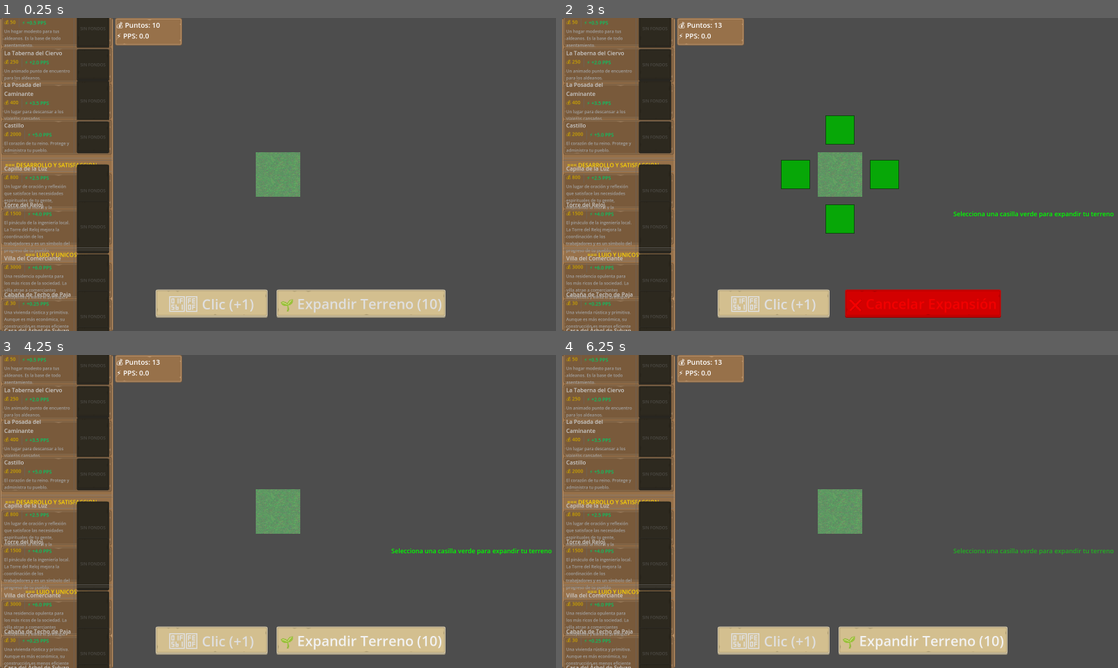
Above: before the commit, frames 1-4 (two rows, left to right).
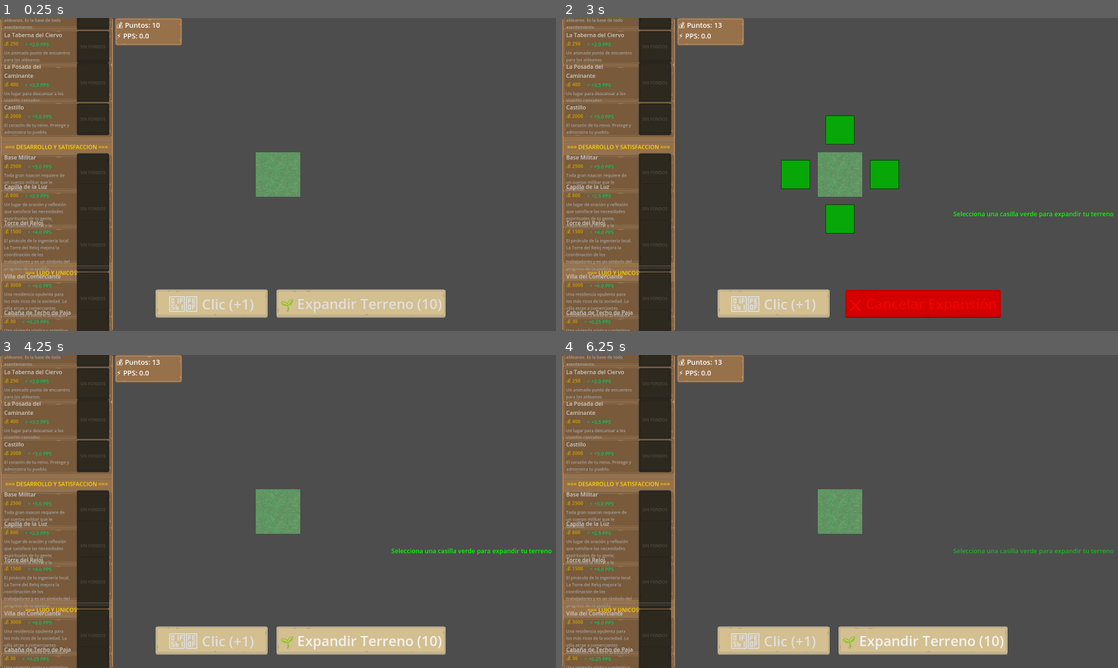
Above: after the commit, the same moments.

Repository: Catrin101/Clicker_builder
Game: Godot game, scene res://escenas/main.tscn
Two runs of this game, one before a commit and one after it. Both use one fixed random seed, a clock stepped at 60 frames per second and the inputs below.
Inputs (mouse positions are in pixels of both pictures, inside the frame that each line leads up to):
- Up to frame 1 (0.25 s): no input
- Up to frame 2 (3 s): click "🖱️ Clic (+1)" at 0.5 s; click "🖱️ Clic (+1)" at 1.25 s; click "🖱️ Clic (+1)" at 2 s; click "🌱 Expandir Terreno (10)" at 2.75 s
- Up to frame 3 (4.25 s): click "❌ Cancelar Expansión" at 3.5 s
- Up to frame 4 (6.25 s): move the mouse to (840, 511) at 4.27 s; click (840, 511) at 4.42 s; move the mouse to (728, 527) at 5.02 s; click (728, 527) at 5.17 s; move the mouse to (895, 442) at 5.77 s; click (895, 442) at 5.92 s

The runs differ from the first frame. In frame 1, 7.2% of the frame differs, in the area x 0-21%, y 0-100%; in frame 2, 7.2%; in frame 3, 7.2%; in frame 4, 7.2%.

Commit message:
Reapply "Add Base Militar building and assets"
This reverts commit 01366eedb35a78c491ca1d0df8bd24ca792606be.

Diff:
--- /dev/null
+++ b/escenas/Estructuras/BaseMilitar.tscn
@@ -0,0 +1,12 @@
+[gd_scene load_steps=4 format=3 uid="uid://vev86cjpy0p6"]
+
+[ext_resource type="PackedScene" uid="uid://cdnwu4mybwp03" path="res://escenas/Estructuras/Building.tscn" id="1_lprcm"]
+[ext_resource type="Script" uid="uid://dops4vpfitley" path="res://scripts/estructuras/BaseMilitar.gd" id="2_lprcm"]
+[ext_resource type="Texture2D" uid="uid://vuboexvhpmib" path="res://sprites/Estructuras/Edificios/Base Militar.png" id="3_lprcm"]
+
+[node name="BaseMilitar" instance=ExtResource("1_lprcm")]
+script = ExtResource("2_lprcm")
+
+[node name="Sprite2D" parent="." index="0"]
+scale = Vector2(0.280632, 0.364641)
+texture = ExtResource("3_lprcm")
--- a/escenas/terrain.tscn
+++ b/escenas/terrain.tscn
@@ -13,6 +13,7 @@
 texture = ExtResource("2_yvdi7")
 
 [node name="Area2D" type="Area2D" parent="."]
+collision_mask = 2
 
 [node name="CollisionShape2D" type="CollisionShape2D" parent="Area2D"]
 shape = SubResource("RectangleShape2D_i32w5")
--- a/scripts/StoreUI.gd
+++ b/scripts/StoreUI.gd
@@ -41,6 +41,14 @@
 		"pps": 5.0,
 		"description": "El corazón de tu reino. Protege y administra tu pueblo.",
 		"category": "Esenciales"
+	},
+	{
+		"name": "Base Militar",
+		"scene_path": "res://escenas/Estructuras/BaseMilitar.tscn",
+		"cost": 2500,
+		"pps": 5.0,
+		"description": "Toda gran naacon requiere de un cuerpo militar que le defienda.",
+		"category": "Desarrollo y Satisfaccion"
 	},
 	{
 		"name": "Capilla de la Luz",
--- /dev/null
+++ b/scripts/estructuras/BaseMilitar.gd
@@ -0,0 +1,21 @@
+extends Building
+
+func _ready():
+	# Configurar las propiedades básicas del edificio
+	building_name = "BaseMilitar"
+	cost = 2500
+	points_per_second = 5.0
+	description = "Un hogar modesto para tus aldeanos. Es la base de todo asentamiento."
+
+	# Configurar las sinergias específicas de la casa
+	synergies = {
+		"Tavern": 5,
+		"Chapel": -5,
+		"Castle": 8,
+		"House": -2
+	}
+
+	# Llamar al _ready del padre
+	super._ready()
+
+	print("Base Militar inicializada - Nombre: ", building_name, ", PPS: ", points_per_second, ", Sinergias: ", synergies)
Not shown, added: scripts/estructuras/BaseMilitar.gd.uid
Binary file added: sprites/Estructuras/Edificios/Base Militar.png
Not shown, added: sprites/Estructuras/Edificios/Base Militar.png.import
